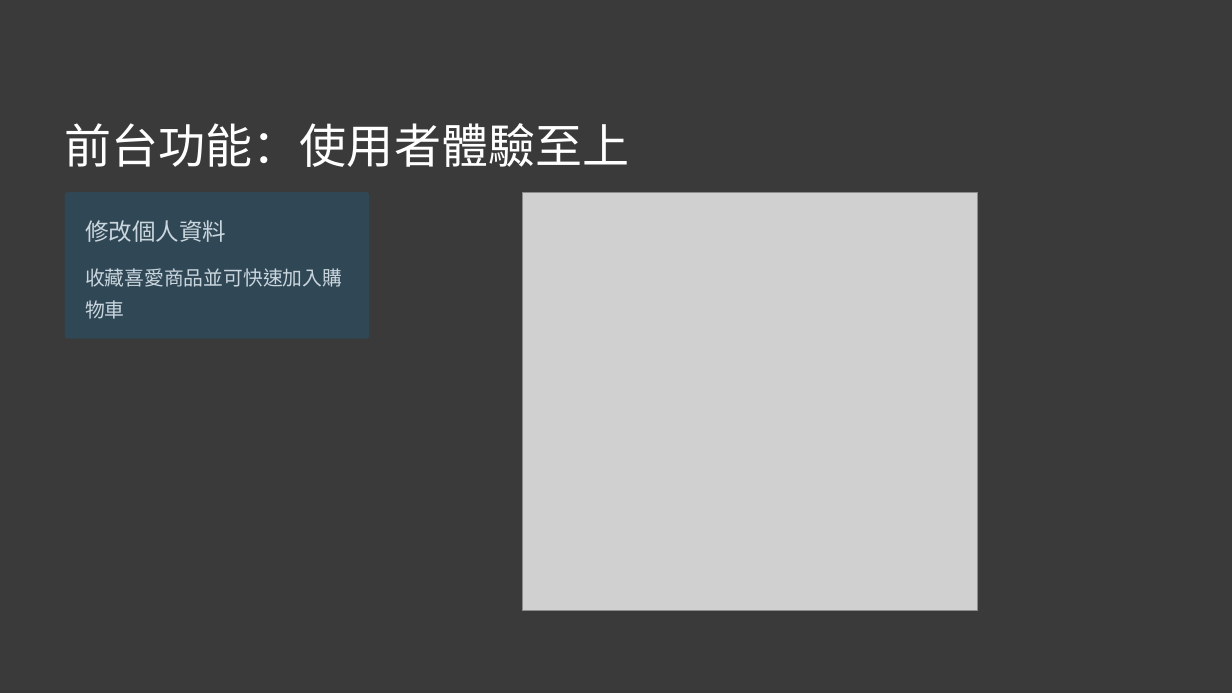
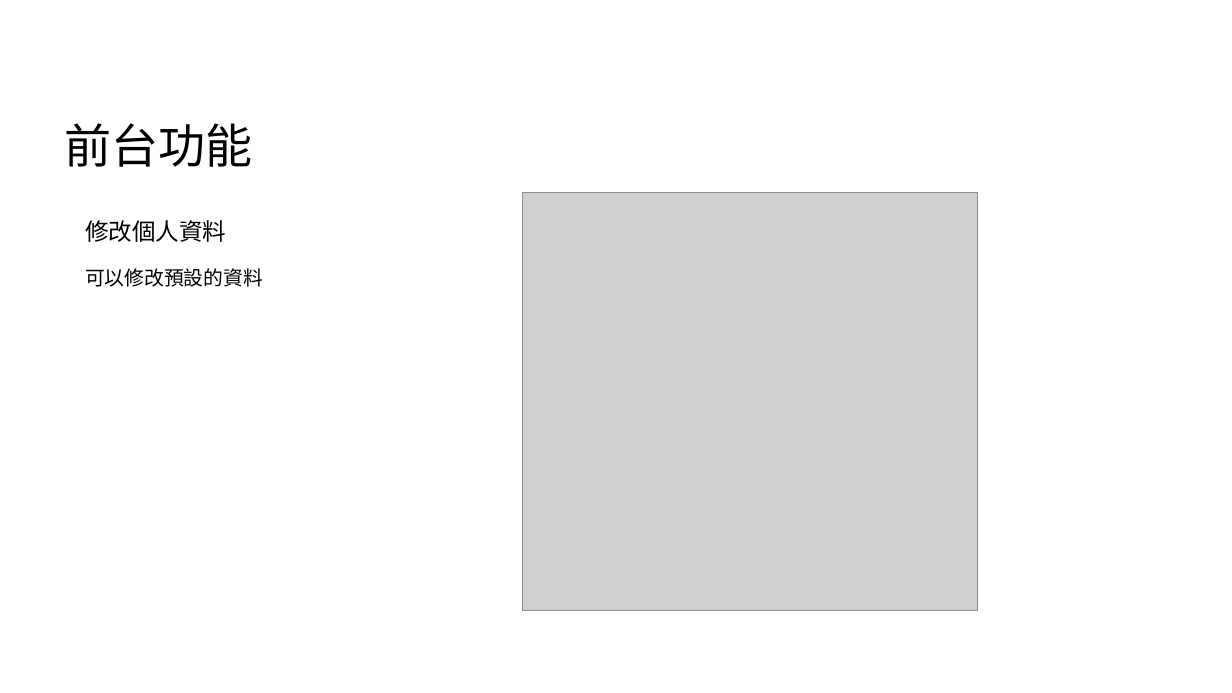
Before and after one commit to Balabababala/shoppingProject, a slide deck: slide 13 of 說明用工具/張允豪 購物網站 專題 ver.0.1.pptx (slide 16 before the commit). Drawn at 1232x693 pixels with LibreOffice and Linux fonts; fonts in the diff are those of the drawing; grey boxes stand for pictures. Boxes give left, top, right and bottom in pixels: in the first picture for what was removed or moved away, otherwise in the second. Text is boxed around its words. In the diff, an @@ line names an element or a change of style, - is before the commit and + after.

```diff
--- a/說明用工具/張允豪 購物網站 專題 ver.0.1.pptx
+++ b/說明用工具/張允豪 購物網站 專題 ver.0.1.pptx
@@ background #3A3A3A to #FFFFFF @@
@@ text at [65,123,253,167]: text changed; text colour #FFFFFF to #000000 @@
-前台功能：使用者體驗至上
+前台功能
@@ rounded rectangle removed at [65,192,369,339] @@
@@ text "修改個人資料" at [85,220,226,242]: text colour #CAD6DE to #000000 @@
@@ text at [85,268,263,287]: text changed; text colour #CAD6DE to #000000 @@
-收藏喜愛商品並可快速加入購物車
+可以修改預設的資料
```
Also in this commit, not shown: 19 other slides changed, 2 slides added, 3 slides removed, 36 other files.
